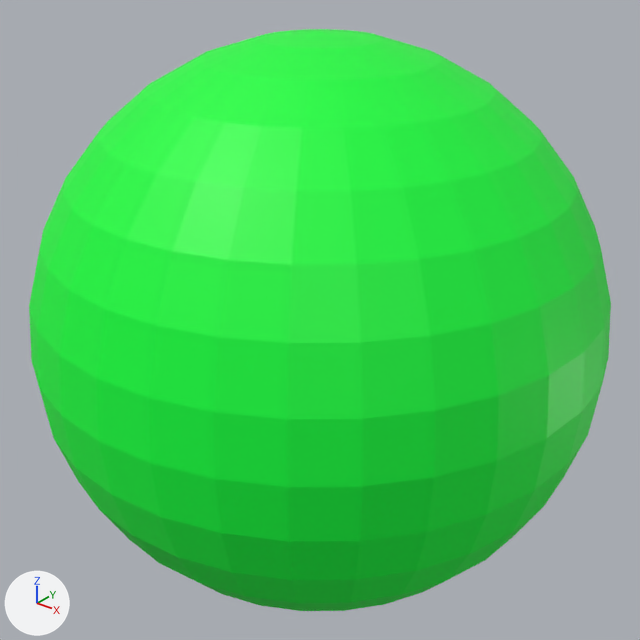
The OBJ model DirectXGame/Resources/Enemy2/Enemy2.obj as it was, and as the next commit left it.
Both versions are drawn from a camera (50 mm lens) standing at (4.37, -5.47, 3.39) and looking at (0.0, 0.0, 0.0). Every picture has the same lights, and +X, +Y and +Z are marked at lower left. The older version comes first. Where no turn or scale is listed for an object, it has been applied to the vertices.

The first picture shows '球'.
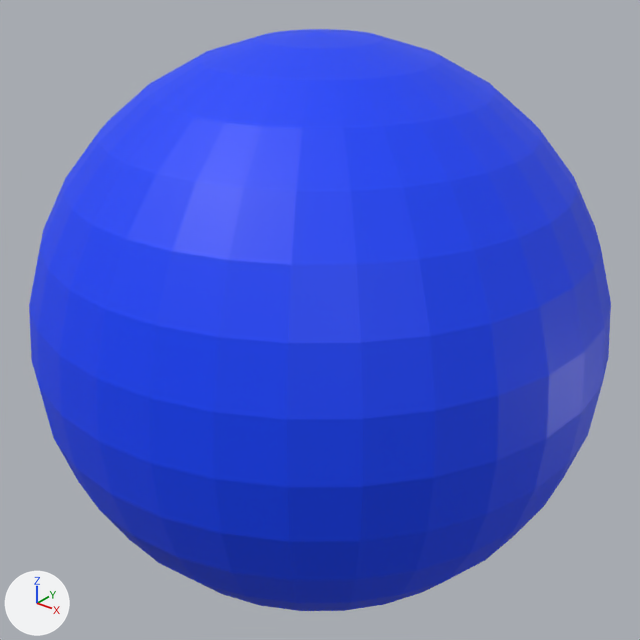
Diff of the bpy script that builds the scene:
```diff
--- a/DirectXGame/Resources/Enemy2/Enemy2.obj.py
+++ b/DirectXGame/Resources/Enemy2/Enemy2.obj.py
@@ img_blue_png @@
+img_blue_png = load_image('blue.png', '../textures/color/blue.png', 1, 1, 'sRGB')
@@ mat_マテリアル_002 @@
 mat_マテリアル_002 = principled_material('マテリアル.002')
-mat_マテリアル_002.texture = img_green_png
+mat_マテリアル_002.texture = img_blue_png
```

Boxes [x1, y1, x2, y2] around the edits, measured in the pictures (640 x 640 px):
'球', surface changed (green to blue)
    both: [29, 29, 611, 611]
